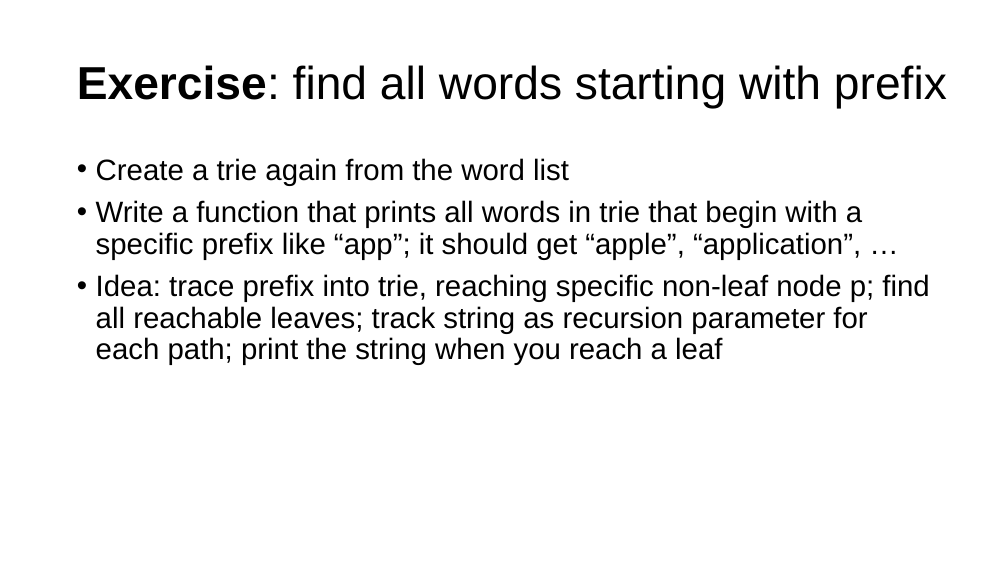
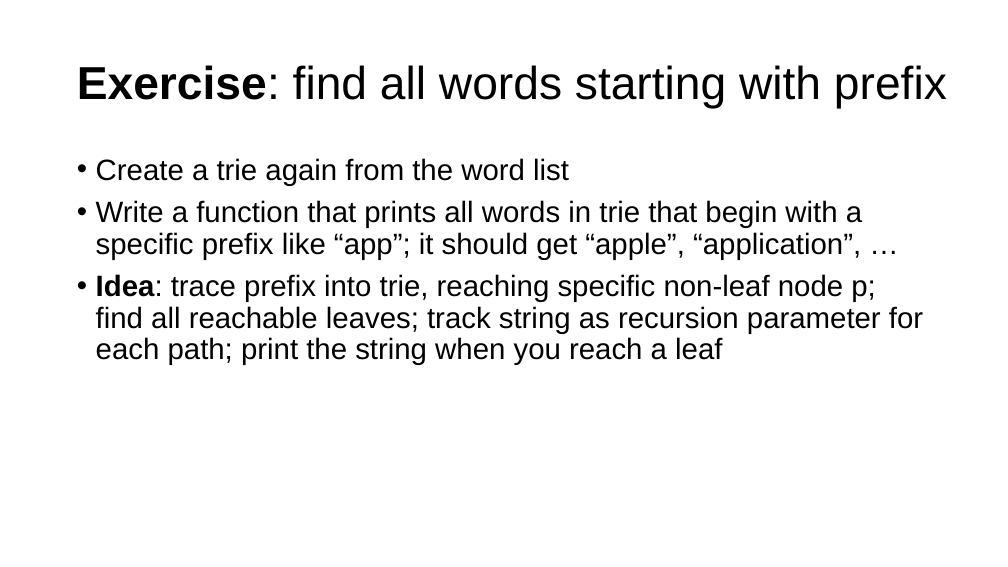
Before and after one commit to parrt/msds689, a slide deck: slide 17 of notes/searching.pptx. Drawn at 1008x567 pixels with LibreOffice and Linux fonts; fonts in the diff are those of the drawing; background and template pictures are left out. Boxes give left, top, right and bottom in pixels: in the first picture for what was removed or moved away, otherwise in the second. Text is boxed around its words. In the diff, an @@ line names an element or a change of style, - is before the commit and + after.

```diff
--- a/notes/searching.pptx
+++ b/notes/searching.pptx
@@ text at [96,274,923,365]: bold on in "Idea:" @@
```
Also in this commit, not shown: 7 other slides changed, 3 other files.
